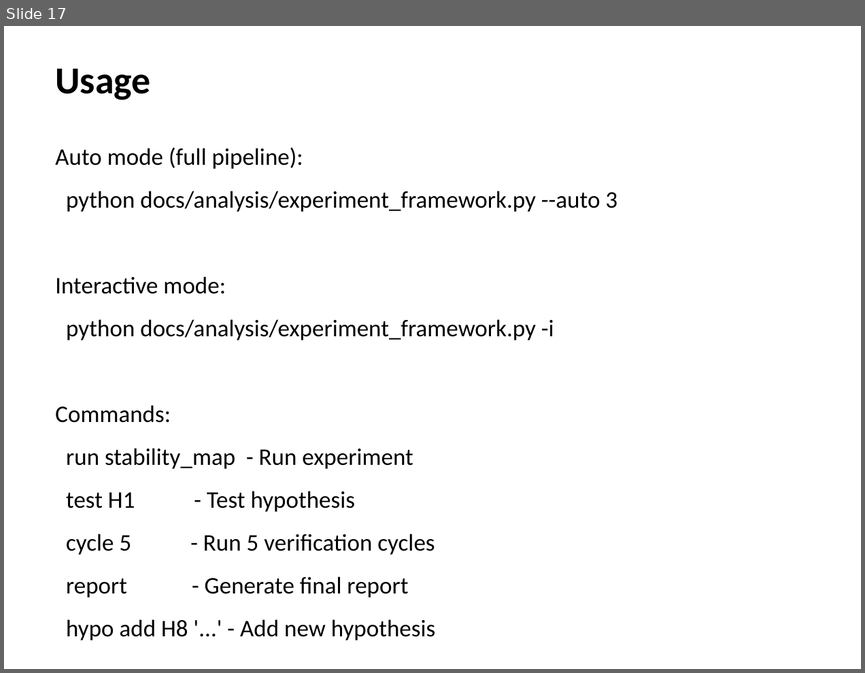
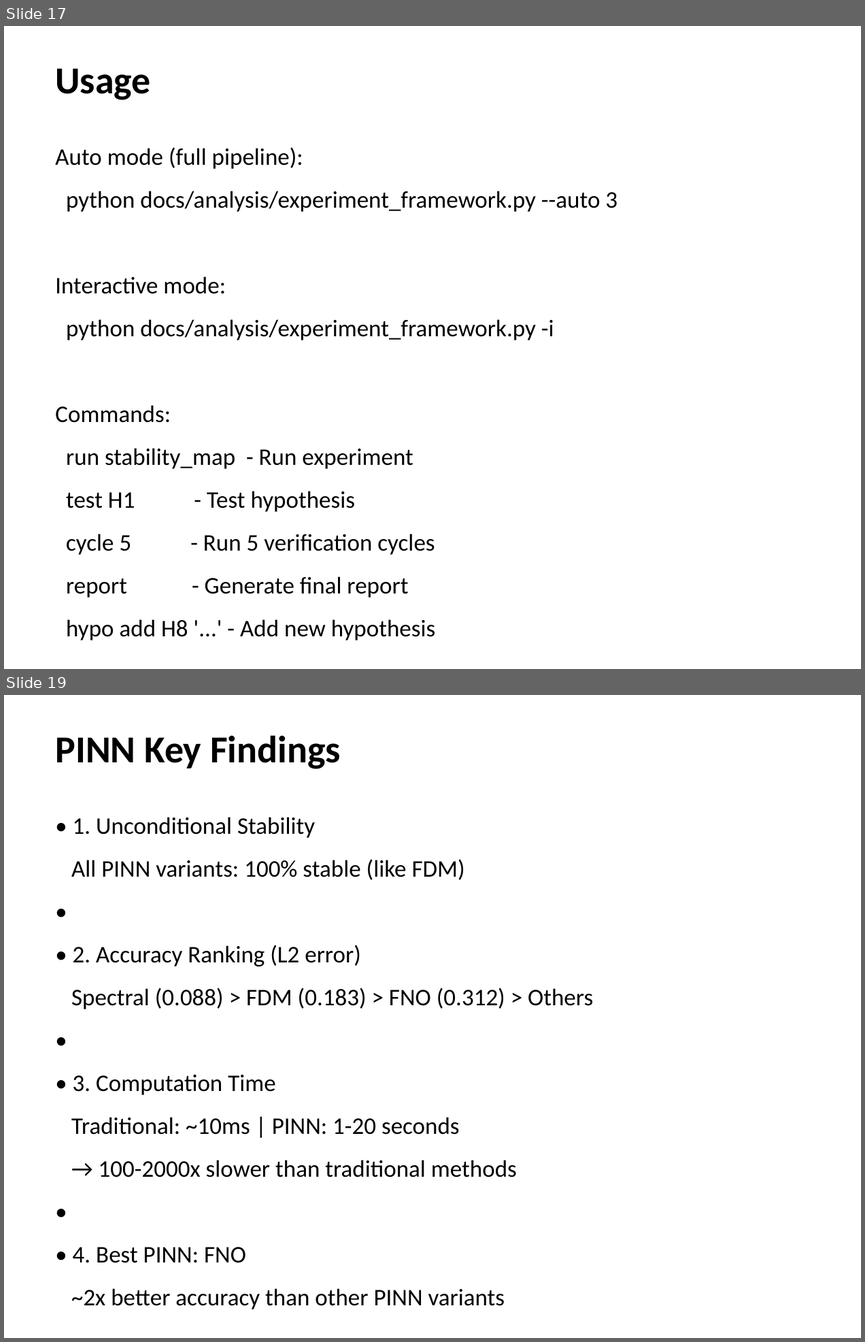
Before and after one commit to k-yoshimi/fusion-heat-transport-ai, a slide deck: docs/multiagent_presentation.pptx. Shown one above the other, each under a label of ours: slide 17 before the commit, slides 17 and 19 after it; the slides between them are not shown. The pictures are 865x673 and 865x1342 pixels, drawn with LibreOffice and Linux fonts; fonts in the diff are those of the drawing. Boxes give left, top, right and bottom in pixels: in the first picture for what was removed or moved away, otherwise in the second. Text is boxed around its words. In the diff, an @@ line names an element or a change of style, - is before the commit and + after.

```diff
--- a/docs/multiagent_presentation.pptx
+++ b/docs/multiagent_presentation.pptx
@@ slide 19 added at <box>4,695,861,1338</box>, background #FFFFFF @@
@@ text added at <box>55,735,341,769</box>, 32 pt, text #000000, bold @@
+PINN Key Findings
@@ text added at <box>71,817,593,1309</box>, 20 pt, text #000000 @@
+• 1. Unconditional Stability
+All PINN variants: 100% stable (like FDM)
+•
+• 2. Accuracy Ranking (L2 error)
+Spectral (0.088) > FDM (0.183) > FNO (0.312) > Others
+•
+• 3. Computation Time
+Traditional: ~10ms | PINN: 1-20 seconds
+→ 100-2000x slower than traditional methods
+•
+• 4. Best PINN: FNO
+~2x better accuracy than other PINN variants
```
Also in this commit, not shown: 3 slides changed, 3 other slides added, 1 slide removed, 9 other files.
